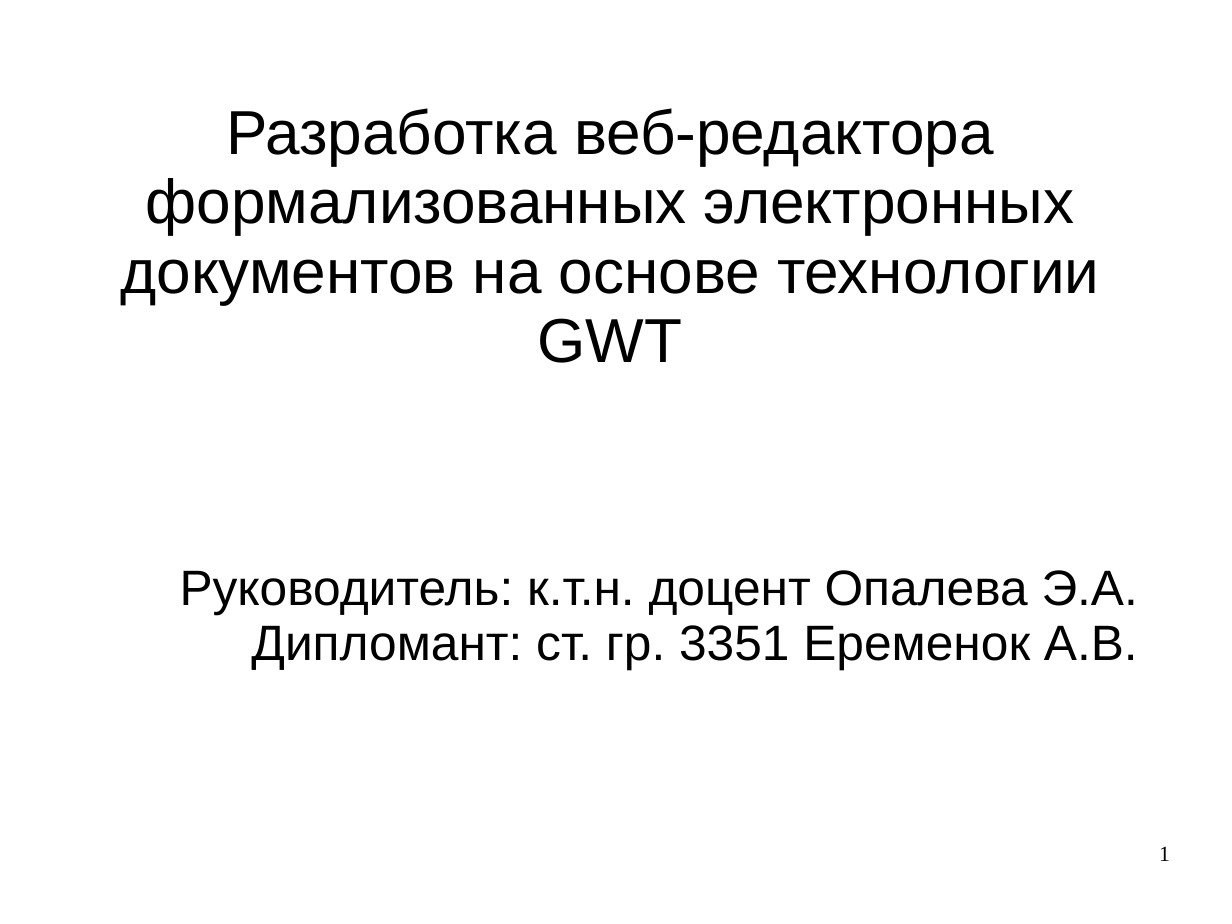
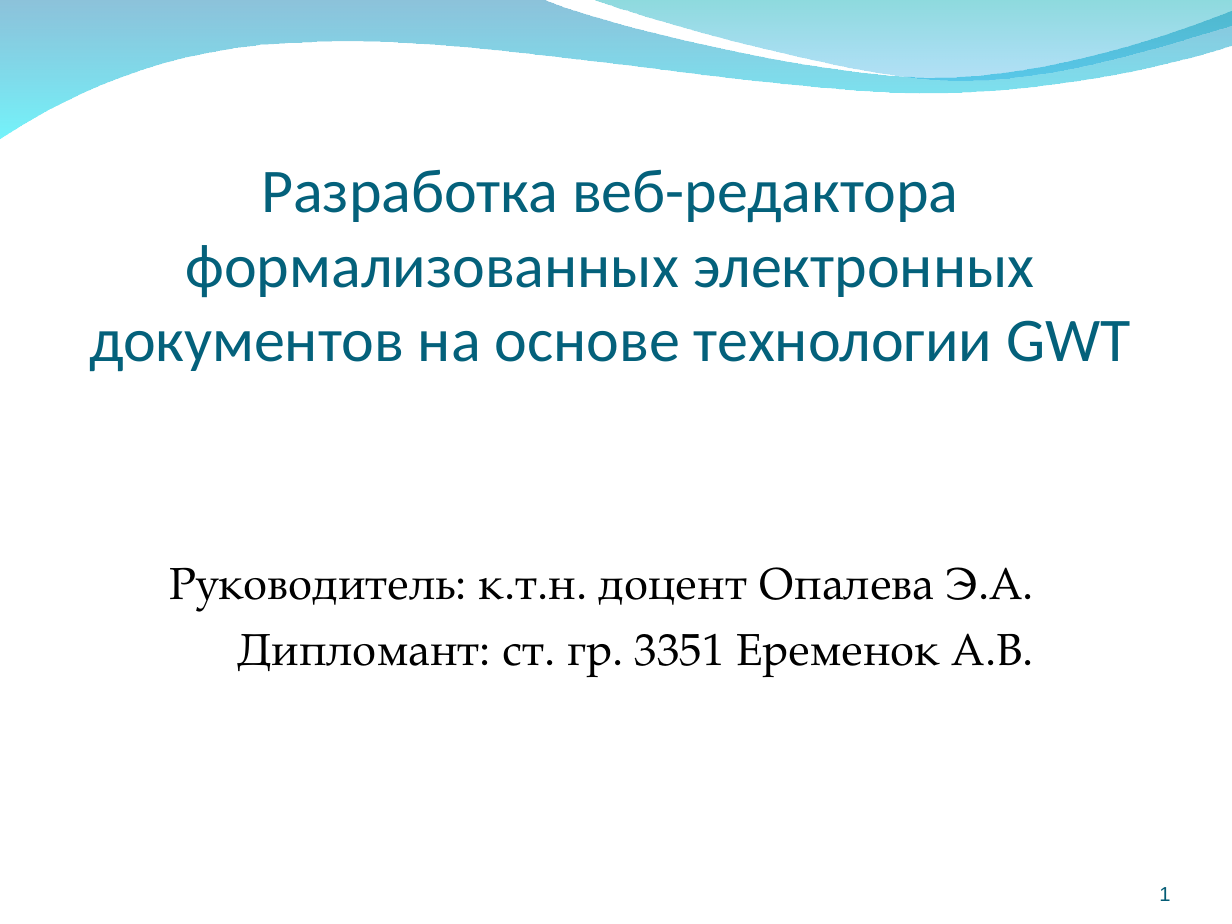
Before and after one commit to aeremenok/a-team-777, a slide deck: slide 1 of diploma/eav/diploma/demo.ppt. Drawn at 1232x924 pixels with LibreOffice and Linux fonts; fonts in the diff are those of the drawing; background and template pictures are left out. Boxes give left, top, right and bottom in pixels: in the first picture for what was removed or moved away, otherwise in the second. Text is boxed around its words. In the diff, an @@ line names an element or a change of style, - is before the commit and + after.

Commit message:
ДИПЛОМ ms-презентация

```diff
--- a/diploma/eav/diploma/demo.ppt
+++ b/diploma/eav/diploma/demo.ppt
@@ freeform shape added at [0,0,1232,140], fill gradient #0079AF to #00EBF8 @@
@@ freeform shape added at [590,0,1232,85], fill gradient #00ADB6 to #009BE5 @@
@@ title "Разработка веб-редактора формализованных электронных докумен ..." at [89,169,1130,372]: font Arial to Calibri, text colour #000000 to #04617B; line spacing 0.93 to 1; vertical alignment middle to bottom @@
@@ subtitle "Руководитель: к.т.н. доцент Опалева Э.А.": place and size @@
-subtitle "Руководитель: к.т.н. доцент Опалева Э.А." at [180,570,1138,670]
+subtitle "Руководитель: к.т.н. доцент Опалева Э.А." at [170,567,1023,676]
@@ subtitle "Руководитель: к.т.н. доцент Опалева Э.А." at [170,567,1023,676]: size 32 to 29 pt, font Arial to TeX Gyre Pagella; line spacing 0.93 to 1; more space between paragraphs @@
@@ page number: place and size @@
-page number at [1159,846,1170,861]
+page number at [1159,887,1170,901]
@@ page number at [1159,887,1170,901]: size 14 to 13 pt, font Times New Roman to Arial, text colour #000000 to #045C75; line spacing 0.95 to 0.93; vertical alignment top to bottom @@
```
Also in this commit, not shown: 14 other slides changed, 1 slide added, 1 slide removed, 1 other file.
